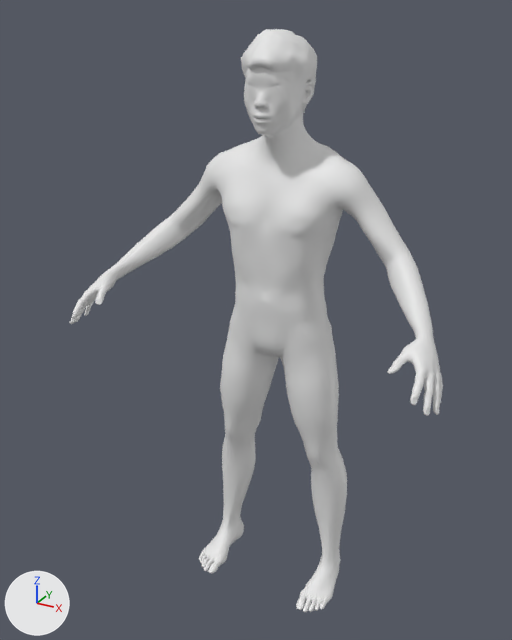
Before and after pictures for a commit that changed the glTF model layout/assets/bodies/friend.glb.
Rendered twice from a camera (50 mm lens) standing at (0.885, -1.784, 1.794) and looking at (-0.042, -0.099, 0.952). Arrows for +X, +Y and +Z are at lower left; the lights stay in place. The older version comes first.

The first picture shows 'body', 'hair_short'.
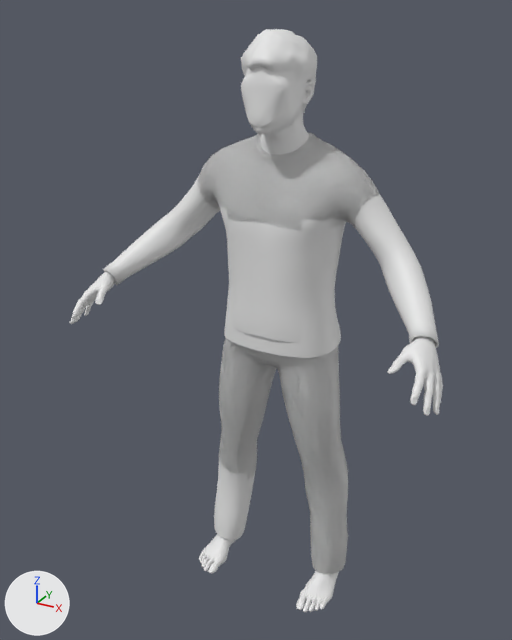
Location of each change, [x1, y1, x2, y2] in pixels of the pictures (512 x 640 px):
'garment_long', added: after [103, 132, 439, 538]
'garment_short', added: after [219, 207, 351, 574]
'body', unchanged, covered by the edit: before [70, 72, 443, 612]; after [70, 67, 443, 612]

Diff of the bpy script that builds the scene:
```diff
--- a/layout/assets/bodies/friend.glb.py
+++ b/layout/assets/bodies/friend.glb.py
@@ me_male_casualsuit04 @@
+me_male_casualsuit04.from_pydata(...)  # 1696 vertices, 3240 faces; spans x -0.276..0.276, y -0.146..0.116, z 0.064..1.483
@@ me_male_casualsuit02 @@
+me_male_casualsuit02.from_pydata(...)  # 2136 vertices, 4120 faces; spans x -0.521..0.521, y -0.233..0.132, z 0.064..1.483
@@ ob_garment_short @@
+ob_garment_short = bpy.data.objects.new('garment_short', me_male_casualsuit04)
+ob_garment_short.location = (0.0, 0.0, 0.0)
@@ ob_garment_long @@
+ob_garment_long = bpy.data.objects.new('garment_long', me_male_casualsuit02)
+ob_garment_long.location = (0.0, 0.0, 0.0)
```
